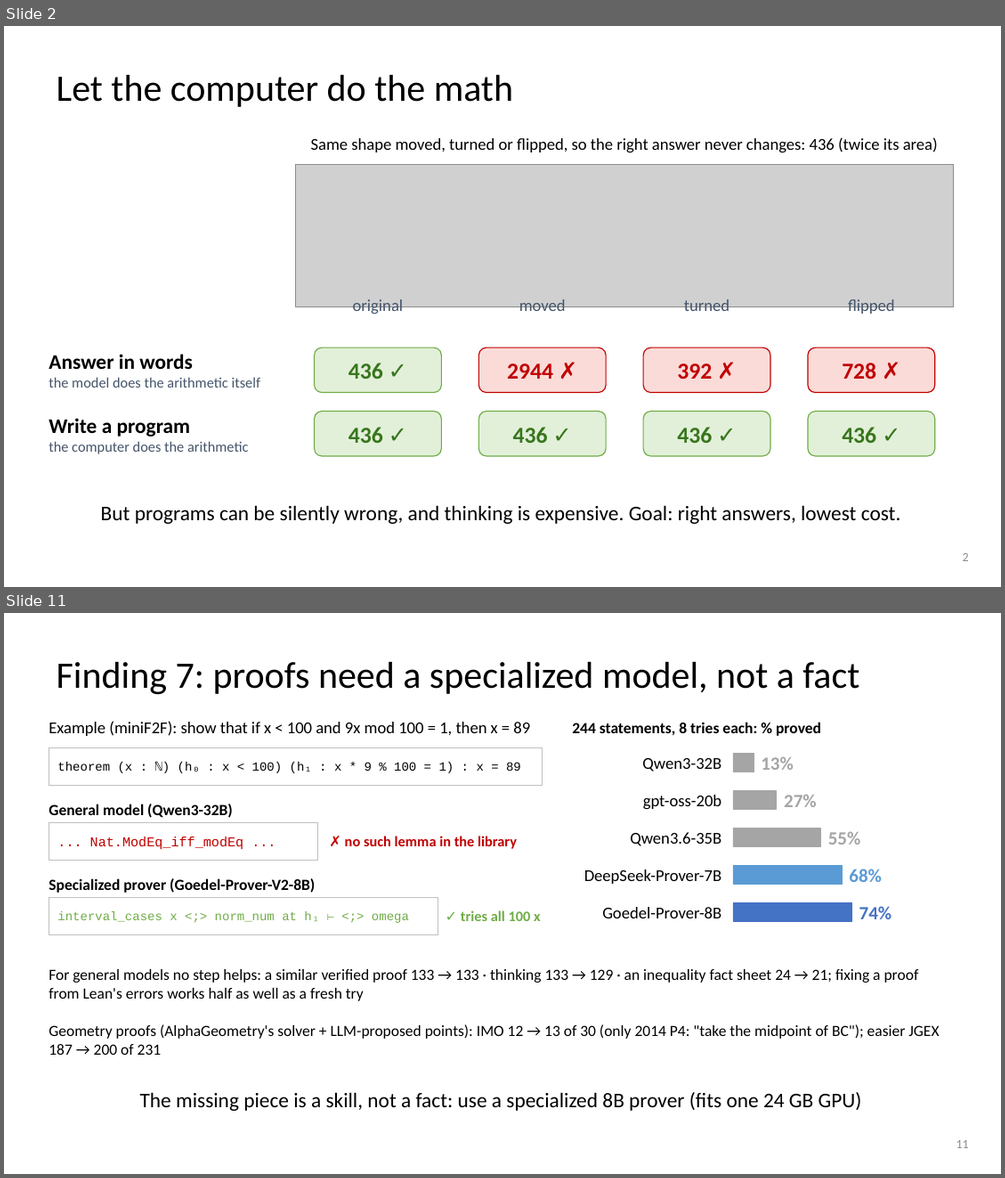
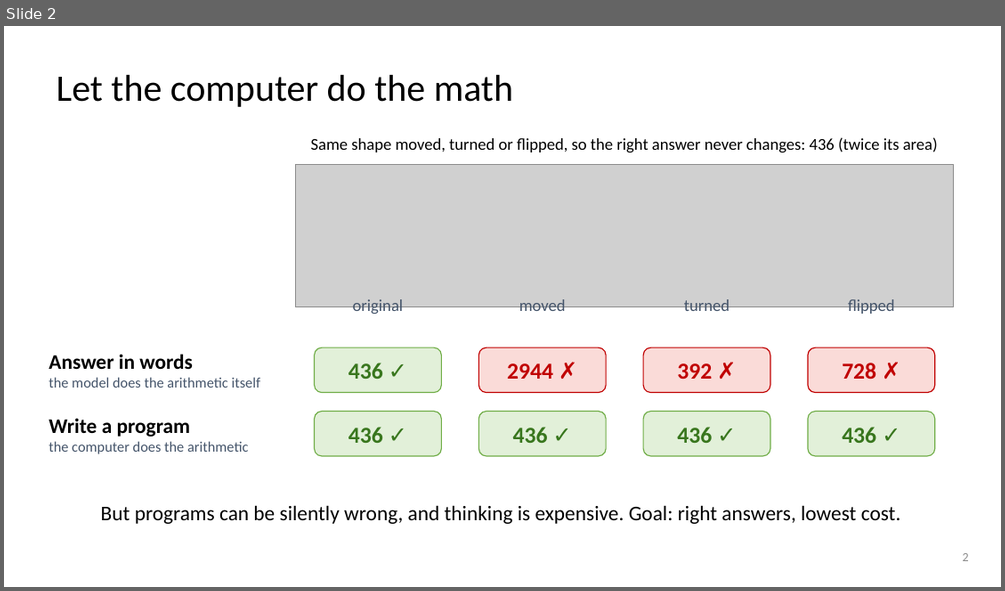
Before and after one commit to dlwns147/CSED490E_Project_Team5, a slide deck: PROPOSAL_slides.pptx. Shown one above the other, each under a label of ours: slides 2 and 11 before the commit, slide 2 after it; the slides between them are not shown. The pictures are 1005x1178 and 1005x591 pixels, drawn with LibreOffice and Linux fonts; fonts in the diff are those of the drawing; grey boxes stand for pictures. Boxes give left, top, right and bottom in pixels: in the first picture for what was removed or moved away, otherwise in the second. Text is boxed around its words. In the diff, an @@ line names an element or a change of style, - is before the commit and + after.

```diff
--- a/PROPOSAL_slides.pptx
+++ b/PROPOSAL_slides.pptx
@@ slide 11 removed at box(4, 613, 1001, 1174), background #FFFFFF @@
@@ title removed at box(57, 662, 859, 695) @@
-Finding 7: proofs need a specialized model, not a fact
@@ text removed at box(48, 721, 530, 736) @@
-Example (miniF2F): show that if x < 100 and 9x mod 100 = 1, then x = 89
@@ text removed at box(572, 722, 821, 736) @@
-244 statements, 8 tries each: % proved
@@ rectangle removed at box(48, 747, 542, 785) @@
@@ text removed at box(57, 762, 521, 773) @@
-theorem (x : ℕ) (h₀ : x < 100) (h₁ : x * 9 % 100 = 1) : x = 89
@@ text removed at box(642, 758, 721, 771) @@
-Qwen3-32B
@@ rectangle removed at box(733, 754, 753, 772) @@
@@ text removed at box(760, 756, 793, 770) @@
-13%
@@ text removed at box(643, 795, 721, 809) @@
-gpt-oss-20b
@@ rectangle removed at box(733, 791, 777, 810) @@
@@ text removed at box(784, 795, 817, 807) @@
-27%
@@ text removed at box(48, 803, 233, 818) @@
-General model (Qwen3-32B)
@@ rectangle removed at box(48, 822, 318, 860) @@
@@ text removed at box(90, 836, 244, 849) @@
-... Nat.ModEq_iff_modEq ...
@@ text removed at box(345, 835, 517, 849) @@
-✗ no such lemma in the library
@@ text removed at box(630, 832, 721, 846) @@
-Qwen3.6-35B
@@ rectangle removed at box(733, 828, 821, 847) @@
@@ text removed at box(828, 831, 861, 844) @@
-55%
@@ text removed at box(48, 878, 315, 892) @@
-Specialized prover (Goedel-Prover-V2-8B)
@@ text removed at box(584, 869, 721, 884) @@
-DeepSeek-Prover-7B
@@ rectangle removed at box(733, 866, 841, 884) @@
@@ text removed at box(849, 868, 882, 882) @@
-68%
@@ rectangle removed at box(48, 897, 437, 934) @@
@@ rectangle removed at box(733, 903, 852, 922) @@
@@ text removed at box(859, 906, 892, 919) @@
-74%
@@ text removed at box(57, 911, 409, 923) @@
-interval_cases x <;> norm_num at h₁ ⊢ <;> omega
@@ text removed at box(461, 910, 540, 921) @@
-✓ tries all 100 x
@@ text removed at box(602, 907, 721, 918) @@
-Goedel-Prover-8B
@@ text removed at box(48, 969, 919, 1001) @@
-For general models no step helps: a similar verified proof 133 → 133 · thinking 133 → 129 · an inequality fact sheet 24 → 21; fixing a proof from Lean's errors works half as well as a fresh try
@@ text removed at box(48, 1024, 938, 1054) @@
-Geometry proofs (AlphaGeometry's solver + LLM-proposed points): IMO 12 → 13 of 30 (only 2014 P4: "take the midpoint of BC"); easier JGEX 187 → 200 of 231
@@ text removed at box(140, 1092, 862, 1111) @@
-The missing piece is a skill, not a fact: use a specialized 8B prover (fits one 24 GB GPU)
@@ page number removed at box(956, 1140, 969, 1148) @@
-11
```
Also in this commit, not shown: 4 slides changed, 2 slides added, 9 other slides removed, 6 other files.
